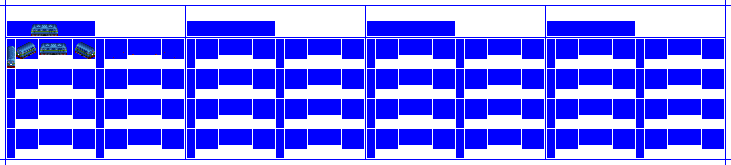
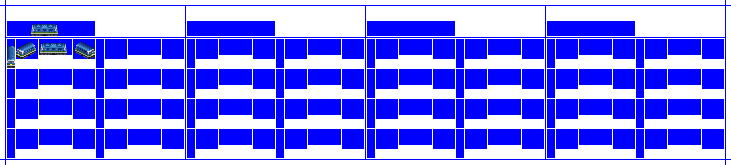
The second 731×165 image is a revision of the first. Changes to its layers:
showed "Lights" over 10, 54, 93, 65
hid "3rd rail pickups copy" over 24, 35, 175, 58
added layer "Liv18" above "Liv17" over 7, 25, 95, 68
renamed "CC2 copy" to "Liv0", hid it over 7, 25, 95, 68